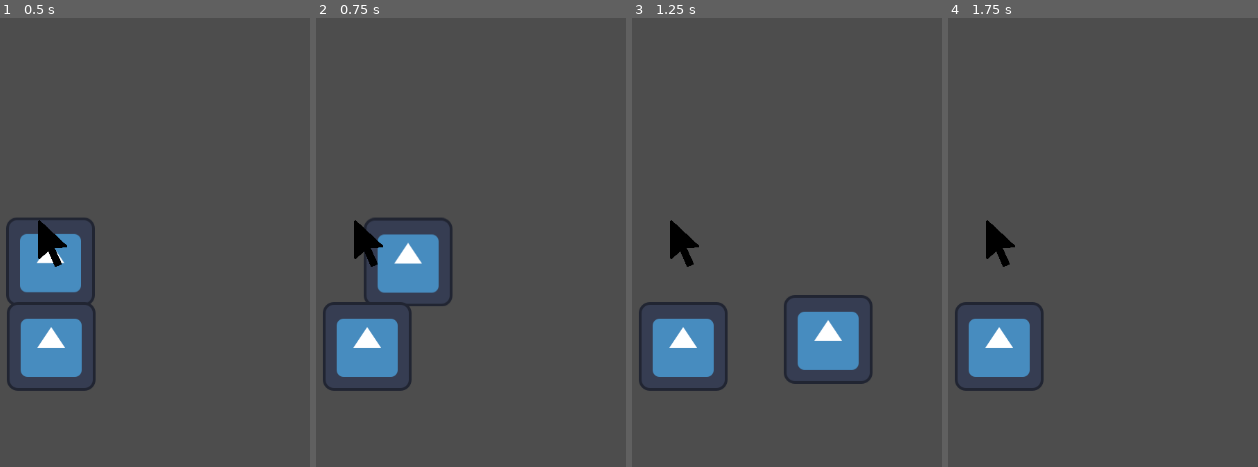
Above: before the commit, frames 1-4 (left to right).
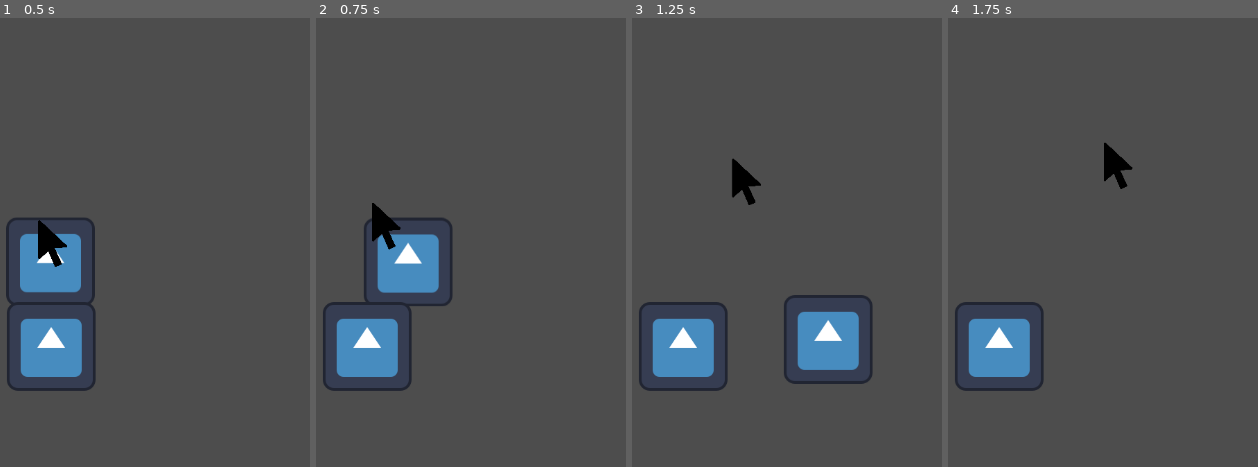
Above: after the commit, the same moments.

Repository: LeResteDuMonde/GameJamPSU
Game: Godot game, scene res://scene/Main.tscn
Same seed, same stepped clock (60 frames per second), same inputs: the game is played once before the commit and once after it. The engine's default icon, where the game draws it, is replaced by a stand-in: a white triangle on a blue panel in a dark square.
Inputs (mouse positions are in pixels of both pictures, inside the frame that each line leads up to):
- Up to frame 1 (0.5 s): no input
- Up to frame 2 (0.75 s): tap Enter at 0.5 s; move the mouse to (542, 220) at 0.52 s; hold D (right) from 0.53 s (still down); hold Space (up) from 0.53 s (still down); click (542, 220) at 0.6 s
- Up to frame 3 (1.25 s): keep holding D (right); keep holding Space (up)
- Up to frame 4 (1.75 s): keep holding D (right); move the mouse to (outside the picture) at 1.27 s; release Space (up) at 1.28 s; tap Space (up) at 1.35, 1.52 s; click (outside the picture) at 1.55 s

Frame 1 is identical in both runs. In frame 2, 1.0% of the frame differs, in the area x 12-28%, y 41-56%; in frame 3, 1.0%, in the area x 12-42%, y 31-56%; in frame 4, 1.0%.
Error before the commit: Parse Error: Static function "warp_mouse_position()" not found in base "GDScriptNativeClass". (res://script/cursor.gd:19)

Commit message:
fixed cursor

Diff:
--- a/script/cursor.gd
+++ b/script/cursor.gd
@@ -6,21 +6,13 @@
 	Input.set_mouse_mode(Input.MOUSE_MODE_HIDDEN)
 
 func _process(delta):
-	var mouse_rel = Vector2.ZERO
-	if Input.is_action_pressed("up"):
-		mouse_rel += Vector2.UP * mouse_speed
-	elif Input.is_action_pressed("down"):
-		mouse_rel += Vector2.DOWN * mouse_speed
-	elif Input.is_action_pressed("left"):
-		mouse_rel += Vector2.LEFT * mouse_speed
-	elif Input.is_action_pressed("right"):
-		mouse_rel += Vector2.RIGHT * mouse_speed
-	if mouse_rel != Vector2.ZERO:
-		Input.warp_mouse_position(position + mouse_rel)
-	this.position = get_global_mouse_position()
+	var mouse_rel = Input.get_vector("left", "right", "up", "down")
+	position = position + mouse_rel * mouse_speed
+#	this.position = get_global_mouse_position()
 
 func _input(event):
 	if Input.is_action_just_released("click"):
-		selecting = false
-	if event is InputEventMouseMotion:
-		mouse_pos = event.position
+		print("click")
+#		selecting = false
+#	if event is InputEventMouseMotion:
+#		position = event.position
